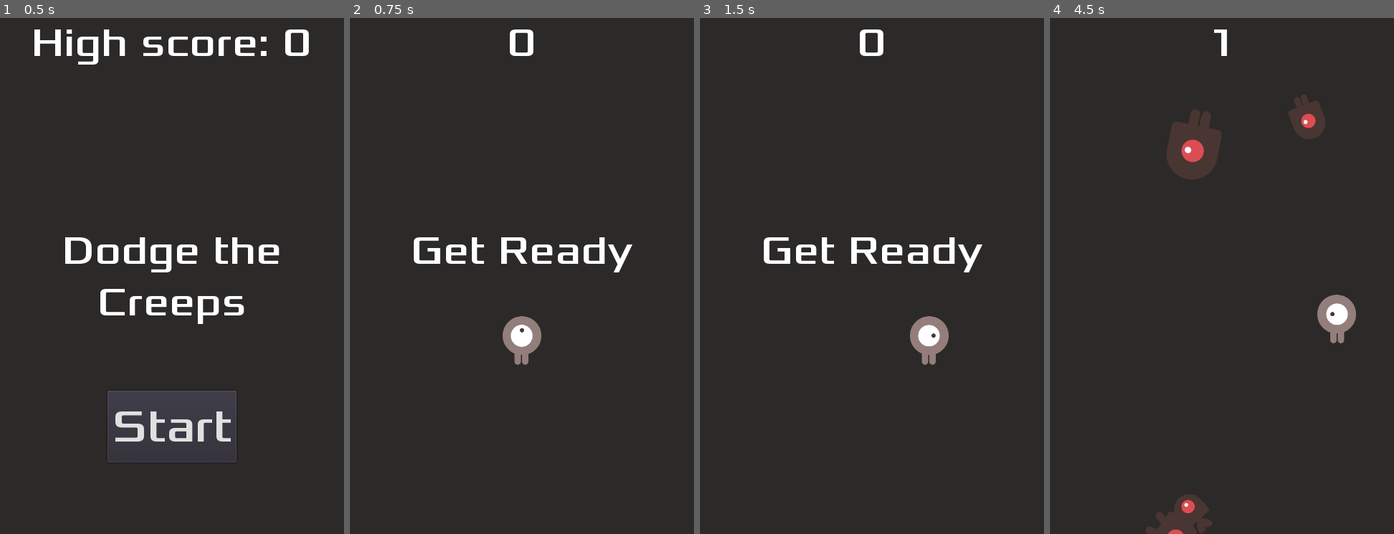
Above: before the commit, frames 1-4 (left to right).
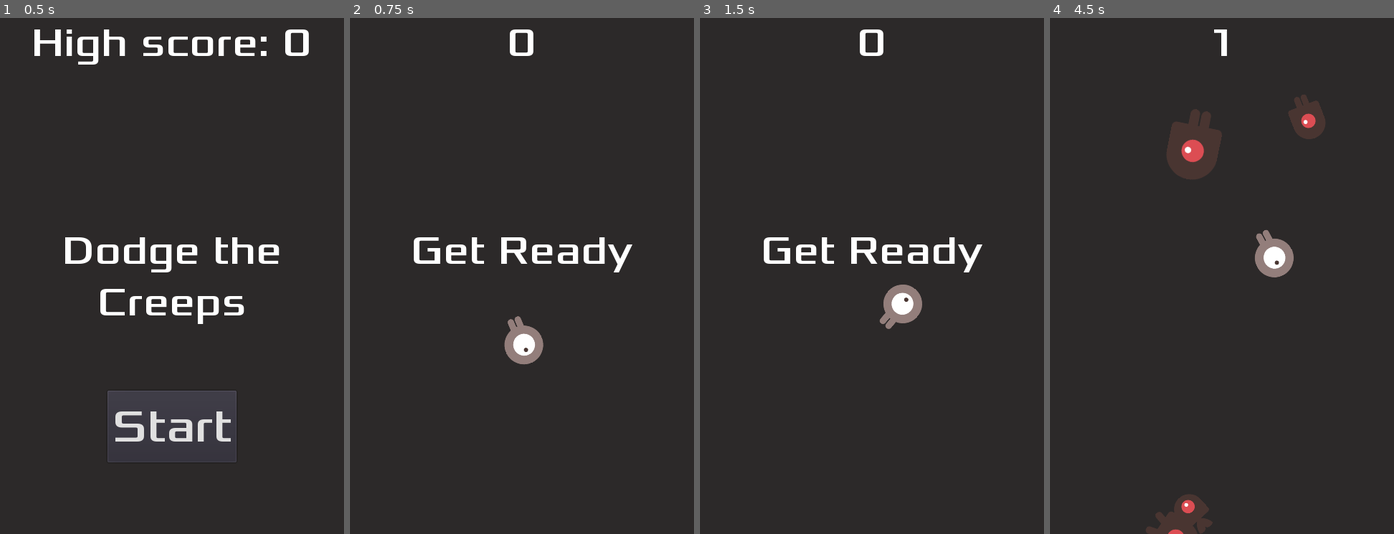
Above: after the commit, the same moments.

Repository: STYJ/Dodge-the-Creeps-enhanced-edition
Game: Godot game, scene res://main.tscn
The game is run twice, just before and just after one commit, with the same random seed, the same clock (stepped at 60 frames per second) and the same inputs.
Inputs (mouse positions are in pixels of both pictures, inside the frame that each line leads up to):
- Up to frame 1 (0.5 s): no input
- Up to frame 2 (0.75 s): click "Start" at 0.5 s
- Up to frame 3 (1.5 s): tap Enter at 1.25 s; move the mouse to (947, 250) at 1.27 s; press the mouse at (947, 250) at 1.28 s; hold Right (ui_right) from 1.28 s (still down)
- Up to frame 4 (4.5 s): move the mouse to (1153, 301) at 2.02 s; release Right (ui_right) at 2.03 s; release the mouse at (1153, 301) at 2.03 s; hold Down (ui_down) 2.03-2.78 s; click (1153, 301) at 2.1 s; move the mouse to (1256, 162) at 2.77 s; press the mouse at (1256, 162) at 2.78 s; hold Right (ui_right) 2.78-3.53 s; move the mouse to (1204, 379) at 3.52 s; release the mouse at (1204, 379) at 3.53 s; hold Up (ui_up) 3.53-4.28 s; click (1204, 379) at 3.6 s; move the mouse to (1325, 353) at 4.27 s; press the mouse at (1325, 353) at 4.28 s; hold Left (ui_left) from 4.28 s (still down)

Frame 1 is identical in both runs. In frame 2, 0.5% of the frame differs, in the area x 44-57%, y 57-68%; in frame 3, 1.5%, in the area x 52-73%, y 51-68%; in frame 4, 1.5%.

Commit message:
updated movement to follow mouse instead of arrow keys

Diff:
--- a/Player.gd
+++ b/Player.gd
@@ -9,7 +9,8 @@
 # How fast the player will move (pixels/sec).
 # "export" lets you create? a new variable called speed and sets it to 400
 # You can open the inspector to see a new "script variable"
-export var speed = 400
+export var speed = 300
+var velocity = Vector2()
 var screen_size  # Size of the game window.
 
 # _ready is called when the node enters the SceneTree
@@ -18,59 +19,33 @@
 	# Hide the player scene when it is loaded.
 	hide()
 
-# _process is called every frame
-# For the player, we want to do the following:
-# 1. check for input
-# 2. move in the given direction
-# 3. play the correct animation
-# You can find the default keyboard mapping under project settings
-func _process(delta):
-	# 1. Check for input
-	var velocity = Vector2()  # The player's movement vector.
-	if Input.is_action_pressed("ui_right"):
-		velocity.x += 1
-	if Input.is_action_pressed("ui_left"):
-		velocity.x -= 1
-	if Input.is_action_pressed("ui_down"):
-		velocity.y += 1
-	if Input.is_action_pressed("ui_up"):
-		velocity.y -= 1
-	if velocity.length() > 0:
-		# The reason why we normalise is because if you press 2 keys at the
-		# same time like down and right, it means you move faster diagonally
-		# than horizontally!
-		# Normalizing means set the length to 1 i.e. by dividing by itself
-		# That means you can't normalise a vector with length 0. Doing so will
-		# Throw an error
-		velocity = velocity.normalized() * speed
-		# $ is shorthand for get_node so $AnimatedSprite.play() is equivalent
-		# to get_node("AnimatedSprite").play()
-		# 3a. Play the correct animation
+func get_input():
+	var diff = sqrt(pow(get_global_mouse_position().x - position.x, 2) + pow(get_global_mouse_position().y - position.y, 2))
+
+	if Input.is_action_pressed('mouse_down'):
+		# Determine if velocity and rotation should change depending on distance
+		# between mouse and player
+		if diff > 50:
+			look_at(get_global_mouse_position())
+			velocity = Vector2(speed, 0).rotated(rotation)
+		else:
+			# This is to prevent the player from rotation like crazy if the player
+			# is on top of the mouse
+			velocity = Vector2(0, 0).rotated(0)
 		$AnimatedSprite.play()
 	else:
+		# If mouse is not pressed, don't do anything
+		velocity = Vector2(0, 0).rotated(0)
 		$AnimatedSprite.stop()
 
-	# 2. Move in the given direction
-	# delta refers to the time difference between the previous frame that
-	# was drawn and the current frame. This ensures that your movement is
-	# smooth even if your frame rate changes
-	# https://medium.com/@dr3wc/understanding-delta-time-b53bf4781a03
+
+func _process(delta):
+	get_input()
+
 	position += velocity * delta
 	# Clamping a value means restricting it to a given range
 	position.x = clamp(position.x, 0, screen_size.x)
 	position.y = clamp(position.y, 0, screen_size.y)
-
-	# 3b. Play the correct animation cont.
-	if velocity.x != 0:
-		$AnimatedSprite.animation = "walk"
-		$AnimatedSprite.flip_v = false
-		# GDscripts version of a 1 liner if statement
-		$AnimatedSprite.flip_h = velocity.x < 0
-	elif velocity.y != 0:
-		$AnimatedSprite.animation = "up"
-		$AnimatedSprite.flip_v = velocity.y > 0
-
-
 
 func _on_Player_body_entered(_body):
 	hide()  # Player disappears after being hit.
--- a/Player.tscn
+++ b/Player.tscn
@@ -30,12 +30,13 @@
 }
 
 [node name="AnimatedSprite" type="AnimatedSprite" parent="."]
-rotation = -6.28319
+rotation = 1.5708
 scale = Vector2( 0.5, 0.5 )
 frames = SubResource( 1 )
 animation = "up"
 
 [node name="CollisionShape2D" type="CollisionShape2D" parent="."]
+rotation = 1.5708
 scale = Vector2( 0.5, 0.5 )
 shape = SubResource( 2 )
 [connection signal="body_entered" from="." to="." method="_on_Player_body_entered"]
--- a/project.godot
+++ b/project.godot
@@ -26,6 +26,14 @@
 window/stretch/mode="2d"
 window/stretch/aspect="keep"
 
+[input]
+
+mouse_down={
+"deadzone": 0.5,
+"events": [ Object(InputEventMouseButton,"resource_local_to_scene":false,"resource_name":"","device":0,"alt":false,"shift":false,"control":false,"meta":false,"command":false,"button_mask":0,"position":Vector2( 0, 0 ),"global_position":Vector2( 0, 0 ),"factor":1.0,"button_index":1,"pressed":false,"doubleclick":false,"script":null)
+ ]
+}
+
 [rendering]
 
 environment/default_environment="res://default_env.tres"
